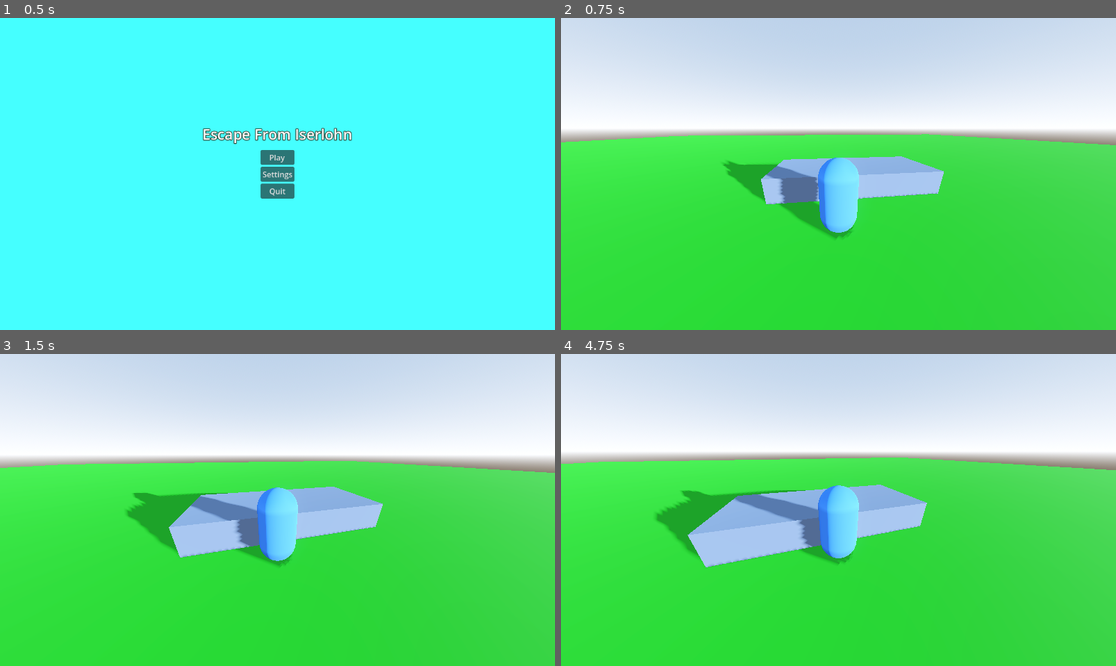
Above: before the commit, frames 1-4 (two rows, left to right).
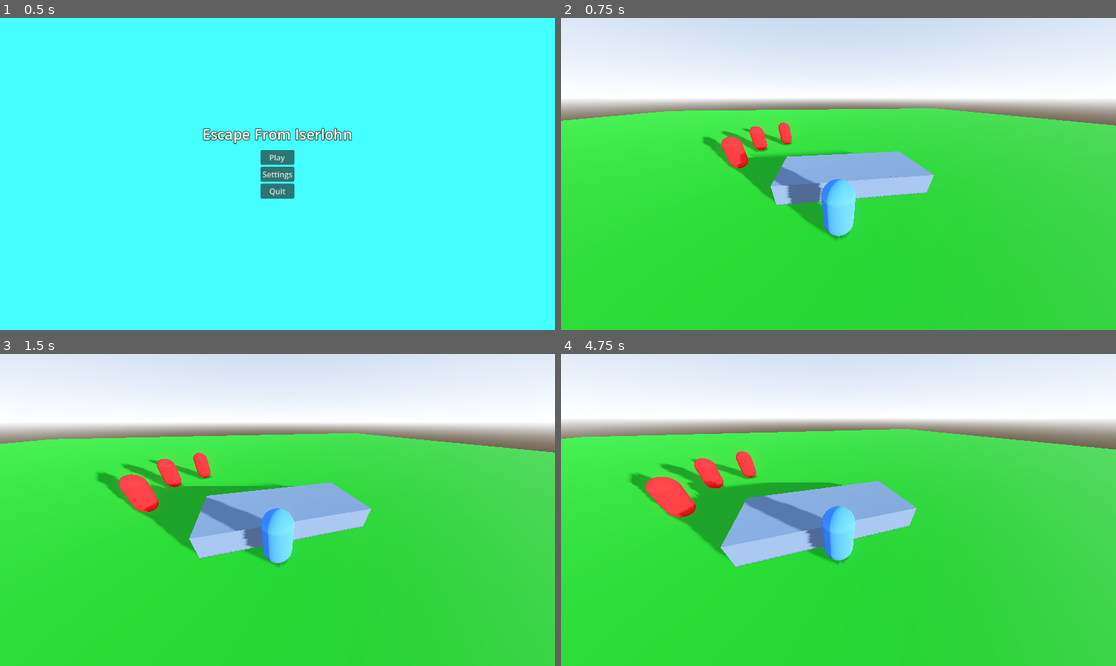
Above: after the commit, the same moments.

Repository: Raidiniom/EscapeFromIserlohn
Game: Godot game, scene res://scenes/ui/main_menu.tscn
Two runs of this game, one before a commit and one after it. Both use one fixed random seed, a clock stepped at 60 frames per second and the inputs below.
Inputs (mouse positions are in pixels of both pictures, inside the frame that each line leads up to):
- Up to frame 1 (0.5 s): no input
- Up to frame 2 (0.75 s): click "Play" at 0.5 s
- Up to frame 3 (1.5 s): tap Enter at 1.25 s; move the mouse to (305, 510) at 1.27 s; hold W (forward) from 1.28 s (still down); tap E (plant) at 1.35 s; click (305, 510) at 1.42 s
- Up to frame 4 (4.75 s): keep holding W (forward); tap Space (jump) at 1.52, 2, 2.27, 3.5, 3.77, 4.52 s; move the mouse to (810, 510) at 2.02 s; tap E (plant) every 0.75 s from 2.1 to 4.35 s; tap Enter at 2.75, 4.25 s; move the mouse to (849, 503) at 2.77 s; move the mouse to (832, 516) at 3.52 s; click (832, 516) at 3.67 s; move the mouse to (877, 513) at 4.27 s

Frame 1 is identical in both runs. In frame 2, 20% of the frame differs, in the area x 0-100%, y 14-71%; in frame 3, 24%; in frame 4, 26%, in the area x 0-100%, y 7-69%.
Error in both runs: Invalid call. Nonexistent function 'get_keybind_string' in base 'Nil'. (res://scripts/ui/settings.gd:38)

Commit message:
Saving Changes in case things get broken

Diff:
--- a/escape-from-iserlohn/project.godot
+++ b/escape-from-iserlohn/project.godot
@@ -19,6 +19,7 @@
 
 SettingsManager="*uid://bmpw7bhv0q28k"
 PauseManager="*uid://dpj7td68y4k24"
+GameManager="*uid://ba60x43n004an"
 
 [global_group]
 
--- a/escape-from-iserlohn/scenes/entities/enemy/enemy.tscn
+++ b/escape-from-iserlohn/scenes/entities/enemy/enemy.tscn
@@ -1,6 +1,12 @@
 [gd_scene format=3 uid="uid://br1cj6b2c2nvu"]
 
 [ext_resource type="Script" uid="uid://comdjaf3s48mu" path="res://scripts/entites/enemy/enemy.gd" id="1_lw7nh"]
+[ext_resource type="Script" uid="uid://bmpw7bhv0q28k" path="res://scripts/autoload/settings_manager.gd" id="2_dxsuy"]
+[ext_resource type="Script" uid="uid://dkfockrhikb57" path="res://scripts/entites/enemy/melee/idle_state.gd" id="3_0wdte"]
+[ext_resource type="Script" uid="uid://d1yq71iak6eqb" path="res://scripts/entites/enemy/melee/attack_state.gd" id="4_7gxlw"]
+[ext_resource type="Script" uid="uid://cvc64ltqhd286" path="res://scripts/entites/enemy/melee/chase_state.gd" id="5_ilesx"]
+
+[sub_resource type="CapsuleShape3D" id="CapsuleShape3D_lw7nh"]
 
 [sub_resource type="StandardMaterial3D" id="StandardMaterial3D_dxw06"]
 albedo_color = Color(1, 0, 0, 1)
@@ -9,25 +15,36 @@
 
 [sub_resource type="CapsuleShape3D" id="CapsuleShape3D_1y44r"]
 
-[node name="Enemy" type="Node3D" unique_id=1342002288 groups=["Enemy"]]
+[node name="Enemy" type="CharacterBody3D" unique_id=851332793 groups=["Enemy"]]
 transform = Transform3D(1, 0, 0, 0, 1, 0, 0, 0, 1, 0, 1, 0)
 script = ExtResource("1_lw7nh")
+
+[node name="NavigationAgent3D" type="NavigationAgent3D" parent="." unique_id=1203146234]
+
+[node name="CollisionShape3D" type="CollisionShape3D" parent="." unique_id=160277451]
+shape = SubResource("CapsuleShape3D_lw7nh")
 
 [node name="MeshInstance3D" type="MeshInstance3D" parent="." unique_id=696542489]
 material_override = SubResource("StandardMaterial3D_dxw06")
 mesh = SubResource("CapsuleMesh_lw7nh")
 
-[node name="StaticBody3D" type="StaticBody3D" parent="MeshInstance3D" unique_id=562801524]
+[node name="Area3D" type="Area3D" parent="." unique_id=142310300]
 
-[node name="CollisionShape3D" type="CollisionShape3D" parent="MeshInstance3D/StaticBody3D" unique_id=1684023832]
+[node name="CollisionShape3D" type="CollisionShape3D" parent="Area3D" unique_id=1684023832]
+transform = Transform3D(2, 0, 0, 0, 1, 0, 0, 0, 2, 0, 0, 0)
 shape = SubResource("CapsuleShape3D_1y44r")
 
-[node name="Node" type="Node" parent="." unique_id=792892105]
+[node name="StateMachine" type="Node" parent="." unique_id=792892105]
+script = ExtResource("2_dxsuy")
 
-[node name="Node" type="Node" parent="Node" unique_id=545980162]
+[node name="Idle" type="Node" parent="StateMachine" unique_id=545980162]
+script = ExtResource("3_0wdte")
 
-[node name="Node2" type="Node" parent="Node" unique_id=1532913620]
+[node name="Chase" type="Node" parent="StateMachine" unique_id=1532913620]
+script = ExtResource("5_ilesx")
 
-[node name="Node3" type="Node" parent="Node" unique_id=636780882]
+[node name="Attack" type="Node" parent="StateMachine" unique_id=636780882]
+script = ExtResource("4_7gxlw")
 
-[node name="Node4" type="Node" parent="Node" unique_id=1150887830]
+[connection signal="body_entered" from="Area3D" to="." method="_on_area_3d_body_entered"]
+[connection signal="body_exited" from="Area3D" to="." method="_on_area_3d_body_exited"]
--- /dev/null
+++ b/escape-from-iserlohn/scenes/entities/other/light_bullet.tscn
@@ -0,0 +1,30 @@
+[gd_scene format=3 uid="uid://ckkwqiutfl18x"]
+
+[ext_resource type="Script" uid="uid://c8pk3vufmkwpe" path="res://scripts/entites/other/light_bullet.gd" id="1_xkq7l"]
+
+[sub_resource type="CapsuleShape3D" id="CapsuleShape3D_xkq7l"]
+radius = 0.25
+height = 1.0
+
+[sub_resource type="StandardMaterial3D" id="StandardMaterial3D_prwel"]
+albedo_color = Color(0.91501516, 0.8717555, 0.9122523, 1)
+emission_enabled = true
+emission = Color(0.3019608, 1, 1, 1)
+
+[sub_resource type="CapsuleMesh" id="CapsuleMesh_xkq7l"]
+material = SubResource("StandardMaterial3D_prwel")
+radius = 0.25
+height = 1.0
+
+[node name="LightBullet" type="Area3D" unique_id=285799665]
+transform = Transform3D(1, 0, 0, 0, -4.3711385e-08, -0.99999994, 0, 0.99999994, -4.3711385e-08, 0, 1, 0)
+script = ExtResource("1_xkq7l")
+
+[node name="CollisionShape3D" type="CollisionShape3D" parent="." unique_id=875557166]
+transform = Transform3D(1, 0, 0, 0, 0.99999994, 0, 0, 0, 0.99999994, 0, 0, 0)
+shape = SubResource("CapsuleShape3D_xkq7l")
+
+[node name="MeshInstance3D" type="MeshInstance3D" parent="." unique_id=988980865]
+mesh = SubResource("CapsuleMesh_xkq7l")
+
+[connection signal="body_entered" from="." to="." method="_on_body_entered"]
--- a/escape-from-iserlohn/scenes/entities/player/player.tscn
+++ b/escape-from-iserlohn/scenes/entities/player/player.tscn
@@ -4,8 +4,8 @@
 [ext_resource type="Script" uid="uid://bv576ghc0nade" path="res://scripts/core/state_machine.gd" id="2_bjvvg"]
 [ext_resource type="Script" uid="uid://dsnevie0ps823" path="res://scripts/entites/player/states/run_state.gd" id="3_8akj5"]
 [ext_resource type="Script" uid="uid://c6c87mw4bvj4k" path="res://scripts/entites/player/states/idle_state.gd" id="3_bj7e2"]
-[ext_resource type="Script" uid="uid://bvhvarg4e6071" path="res://scripts/entites/player/states/attack_state.gd" id="4_bj7e2"]
 [ext_resource type="Script" uid="uid://dwu17w2n63fbt" path="res://scripts/entites/player/states/planting_state.gd" id="5_1murt"]
+[ext_resource type="PackedScene" uid="uid://ckkwqiutfl18x" path="res://scenes/entities/other/light_bullet.tscn" id="6_1murt"]
 [ext_resource type="Script" uid="uid://cs514oniuscw8" path="res://scripts/entites/player/states/walk_state.gd" id="6_8akj5"]
 
 [sub_resource type="CapsuleShape3D" id="CapsuleShape3D_yel1f"]
@@ -18,17 +18,19 @@
 [node name="Player" type="CharacterBody3D" unique_id=2091103986 groups=["Player"]]
 transform = Transform3D(1, 0, 0, 0, 1, 0, 0, 0, 1, 0, 1, 0)
 script = ExtResource("1_1hmtu")
+attack_speed = 1.0
+projectile_scene = ExtResource("6_1murt")
 
 [node name="SpringArm3D" type="SpringArm3D" parent="." unique_id=1078200412]
-transform = Transform3D(1, 0, 0, 0, 1, 0, 0, 0, 1, 0, 1.6530576, 2)
+transform = Transform3D(1, 0, 0, 0, 1, 0, 0, 0, 1, 0, 3, 2)
 
 [node name="Camera3D" type="Camera3D" parent="SpringArm3D" unique_id=1673107312]
-transform = Transform3D(1, 0, 0, 0, 0.94390476, 0.33021784, 0, -0.33021784, 0.94390476, 0, 0.44847202, 0)
+transform = Transform3D(1, 0, 0, 0, 0.8634484, 0.50443715, 0, -0.50443715, 0.8634484, 0, 0.44847202, 0)
 fov = 100.0
 
 [node name="RayCast3D" type="RayCast3D" parent="SpringArm3D/Camera3D" unique_id=745836634]
 transform = Transform3D(1, 0, 0, 0, -4.3711385e-08, -0.99999994, 0, 0.99999994, -4.3711385e-08, 0, 0, 0)
-target_position = Vector3(0, -10, 0)
+target_position = Vector3(0, -9, 0)
 collision_mask = 2
 debug_shape_custom_color = Color(1, 1, 0, 1)
 
@@ -49,9 +51,6 @@
 [node name="Run" type="Node" parent="StateMachine" unique_id=1211108329]
 script = ExtResource("3_8akj5")
 
-[node name="Attack" type="Node" parent="StateMachine" unique_id=1280761249]
-script = ExtResource("4_bj7e2")
-
 [node name="Planting" type="Node" parent="StateMachine" unique_id=1544243902]
 script = ExtResource("5_1murt")
 
--- a/escape-from-iserlohn/scenes/game_world.tscn
+++ b/escape-from-iserlohn/scenes/game_world.tscn
@@ -1,11 +1,17 @@
 [gd_scene format=3 uid="uid://b1o2q7o108fkd"]
 
 [ext_resource type="PackedScene" uid="uid://b6l3a7h03hcb8" path="res://modules/play_test.tscn" id="1_0biqy"]
+[ext_resource type="Script" uid="uid://b8l184iv4uh1t" path="res://scripts/gameworld/game_world.gd" id="1_u1jpj"]
 [ext_resource type="PackedScene" uid="uid://b3kuvv7ydew7k" path="res://modules/ramp_terrain.tscn" id="2_ywgp6"]
 [ext_resource type="PackedScene" uid="uid://xi1jo71gbwii" path="res://modules/box_terrain.tscn" id="3_0vfqx"]
 [ext_resource type="PackedScene" uid="uid://bicc2wa2eqppk" path="res://scenes/entities/player/player.tscn" id="4_0vfqx"]
 [ext_resource type="PackedScene" uid="uid://v2liuq4bsx7t" path="res://scenes/ui/overlay_menu.tscn" id="5_wbbl4"]
 [ext_resource type="PackedScene" uid="uid://bbkyb4dhdfacd" path="res://scenes/ui/settings.tscn" id="6_6c6v5"]
+[ext_resource type="PackedScene" uid="uid://br1cj6b2c2nvu" path="res://scenes/entities/enemy/enemy.tscn" id="7_bhwwd"]
+[ext_resource type="Script" uid="uid://ba60x43n004an" path="res://scripts/autoload/game_manager.gd" id="8_pdbwf"]
+
+[sub_resource type="NavigationMesh" id="NavigationMesh_bhwwd"]
+geometry_parsed_geometry_type = 1
 
 [sub_resource type="ProceduralSkyMaterial" id="ProceduralSkyMaterial_e0x2k"]
 sky_horizon_color = Color(0.66224277, 0.6717428, 0.6867428, 1)
@@ -22,6 +28,11 @@
 glow_enabled = true
 
 [node name="GameWorld" type="Node3D" unique_id=420947161]
+script = ExtResource("1_u1jpj")
+
+[node name="NavigationRegion3D" type="NavigationRegion3D" parent="." unique_id=658575419]
+transform = Transform3D(1, 0, 0, 0, 1, 0, 0, 0, 1, 0, 1, 0)
+navigation_mesh = SubResource("NavigationMesh_bhwwd")
 
 [node name="WorldEnvironment" type="WorldEnvironment" parent="." unique_id=1118995174]
 environment = SubResource("Environment_47u71")
@@ -124,3 +135,29 @@
 
 [node name="box_terrain21" parent="." unique_id=310509924 instance=ExtResource("3_0vfqx")]
 transform = Transform3D(1, 0, 0, 0, 1, 0, 0, 0, 1, -2, 0, 6)
+
+[node name="Enemy" parent="." unique_id=851332793 instance=ExtResource("7_bhwwd")]
+transform = Transform3D(1, 0, 0, 0, 1, 0, 0, 0, 1, 4.811838, 1, -3.6915479)
+
+[node name="Enemy2" parent="." unique_id=1753158001 instance=ExtResource("7_bhwwd")]
+transform = Transform3D(1, 0, 0, 0, 1, 0, 0, 0, 1, 1.5064597, 1, -3.8088725)
+
+[node name="Enemy3" parent="." unique_id=651531680 instance=ExtResource("7_bhwwd")]
+transform = Transform3D(1, 0, 0, 0, 1, 0, 0, 0, 1, 6.4162245, 1.0000002, -1.8710444)
+
+[node name="GameManager" type="Node" parent="." unique_id=1035849082 node_paths=PackedStringArray("spawn_points")]
+script = ExtResource("8_pdbwf")
+enemy_scene = ExtResource("7_bhwwd")
+spawn_points = [NodePath("../Spawn1"), NodePath("../Spawn2"), NodePath("../Spawn3"), NodePath("../Spawn4")]
+
+[node name="Spawn1" type="Node3D" parent="." unique_id=883968712]
+transform = Transform3D(1, 0, 0, 0, 1, 0, 0, 0, 1, 0, 1, -50)
+
+[node name="Spawn2" type="Node3D" parent="." unique_id=450498762]
+transform = Transform3D(1, 0, 0, 0, 1, 0, 0, 0, 1, 0, 1, 50)
+
+[node name="Spawn3" type="Node3D" parent="." unique_id=1363361298]
+transform = Transform3D(1, 0, 0, 0, 1, 0, 0, 0, 1, 50, 1, 0)
+
+[node name="Spawn4" type="Node3D" parent="." unique_id=1979137609]
+transform = Transform3D(1, 0, 0, 0, 1, 0, 0, 0, 1, 50, 1, 0)
--- /dev/null
+++ b/escape-from-iserlohn/scripts/autoload/game_manager.gd
@@ -0,0 +1,32 @@
+extends Node
+
+@export var enemy_scene: PackedScene
+@export var spawn_points: Array[Node3D]
+
+var current_round := 1
+var enemies_alive := 0
+
+func start_round():
+	var count = current_round * 10  # scaling
+
+	enemies_alive = count
+
+	for i in range(count):
+		spawn_enemy()
+
+func spawn_enemy():
+	if enemy_scene == null or spawn_points.is_empty():
+		return
+
+	var spawn = spawn_points.pick_random()
+	var enemy = enemy_scene.instantiate()
+
+	enemy.global_position = spawn.global_position
+
+	get_tree().current_scene.add_child(enemy)
+
+func next_round():
+	current_round += 1
+
+	await get_tree().create_timer(2.0).timeout
+	start_round()
--- a/escape-from-iserlohn/scripts/entites/enemy/enemy.gd
+++ b/escape-from-iserlohn/scripts/entites/enemy/enemy.gd
@@ -1,11 +1,49 @@
-extends Node3D
+extends CharacterBody3D
 
+@export_category("Enemy Stats")
+@export var health : float = 25.0
+@export var speed : float = 2.5
+@export var attack_damage : float = 2.0
+@export var attack_speed : float = 1.0
+
+var player_target: Node3D = null
+var can_attack := true
+var is_dead := false
+
+@onready var navigation: NavigationAgent3D = $NavigationAgent3D
+@onready var attack_area: Area3D = $Area3D
+@onready var state_machine = $StateMachine
 
 # Called when the node enters the scene tree for the first time.
 func _ready() -> void:
 	pass # Replace with function body.
 
-
 # Called every frame. 'delta' is the elapsed time since the previous frame.
 func _process(delta: float) -> void:
 	pass
+
+func take_damage(amount: float):
+	health -= amount
+
+	if health <= 0 and !is_dead:
+		die()
+
+func die():
+	is_dead = true
+
+	GameManager.enemies_alive -= 1
+
+	if GameManager.enemies_alive <= 0:
+		GameManager.next_round()
+
+	queue_free()
+
+func _on_area_3d_body_entered(body: Node3D) -> void:
+	if body.is_in_group("Player"):
+		player_target = body
+		state_machine.change_state("chase")
+
+func _on_area_3d_body_exited(body: Node3D) -> void:
+	if body == player_target:
+		player_target = null
+		state_machine.change_state("idle")
--- /dev/null
+++ b/escape-from-iserlohn/scripts/entites/enemy/melee/attack_state.gd
@@ -0,0 +1,28 @@
+extends State
+
+func enter():
+	print("Enemy Attack")
+
+func physics_process(delta):
+	if player.player_target == null:
+		state_machine.change_state("idle")
+		return
+
+	var dist = player.global_position.distance_to(player.player_target.global_position)
+
+	# If player moved away → chase again
+	if dist > 2.5:
+		state_machine.change_state("chase")
+		return
+
+	# Attack with cooldown
+	if player.can_attack:
+		player.can_attack = false
+		perform_attack()
+
+		await get_tree().create_timer(1.0 / player.attack_speed).timeout
+		player.can_attack = true
+
+func perform_attack():
+	if player.player_target.has_method("take_damage"):
+		player.player_target.take_damage(player.attack_damage)
--- /dev/null
+++ b/escape-from-iserlohn/scripts/entites/enemy/melee/chase_state.gd
@@ -0,0 +1,23 @@
+extends State
+
+func enter():
+	print("Enemy Chase")
+
+func physics_process(delta):
+	if player.player_target == null:
+		state_machine.change_state("idle")
+		return
+
+	# Move toward player
+	var target_pos = player.player_target.global_position
+	player.navigation.target_position = target_pos
+
+	var next_pos = player.navigation.get_next_path_position()
+	var direction = (next_pos - player.global_position).normalized()
+
+	player.velocity = direction * player.speed
+	player.move_and_slide()
+
+	# If close enough → attack
+	if player.global_position.distance_to(target_pos) < 2.0:
+		state_machine.change_state("attack")
--- /dev/null
+++ b/escape-from-iserlohn/scripts/entites/enemy/melee/idle_state.gd
@@ -0,0 +1,8 @@
+extends State
+
+func enter():
+	print("Enemy Idle")
+
+func physics_process(delta):
+	if player.player_target != null:
+		state_machine.change_state("chase")
--- /dev/null
+++ b/escape-from-iserlohn/scripts/entites/other/light_bullet.gd
@@ -0,0 +1,21 @@
+extends Area3D
+
+@export var speed: float = 20.0
+@export var damage: float = 10.0
+@export var lifetime: float = 3.0
+
+var direction: Vector3
+
+func _ready():
+	# Auto delete after some time
+	await get_tree().create_timer(lifetime).timeout
+	queue_free()
+
+func _physics_process(delta):
+	global_position += direction * speed * delta
+
+func _on_body_entered(body):
+	if body.has_method("take_damage"):
+		body.take_damage(damage)
+
+	queue_free()
--- a/escape-from-iserlohn/scripts/entites/player/player.gd
+++ b/escape-from-iserlohn/scripts/entites/player/player.gd
@@ -12,6 +12,12 @@
 @export var gravity: float = 9.8
 @export var mouse_sensitivity: float = 0.002
 
+@export var projectile_scene: PackedScene
+var attack_timer := 0.0
+
+#Player Body
+@onready var player_body: MeshInstance3D = $CollisionShape3D/MeshInstance3D
+
 # Camera
 @onready var spring_arm: SpringArm3D = $SpringArm3D
 @onready var camera_3d: Camera3D = $SpringArm3D/Camera3D
@@ -19,6 +25,9 @@
 
 func _ready():
 	Input.set_mouse_mode(Input.MOUSE_MODE_CAPTURED)
+
+func _physics_process(delta):
+	handle_auto_attack(delta)
 
 func _unhandled_input(event: InputEvent):
 	if event is InputEventMouseMotion:
@@ -30,6 +39,10 @@
 			deg_to_rad(-70),
 			deg_to_rad(25)
 		)
+
+func take_damage(amount: float):
+	health -= amount
+	print("Player HP:", health)
 
 func can_plant() -> bool:
 	if raycast_3d.is_colliding():
@@ -43,3 +56,25 @@
 
 func get_plant_position() -> Vector3:
 	return raycast_3d.get_collision_point()
+
+func handle_auto_attack(delta):
+	attack_timer -= delta
+
+	if attack_timer <= 0:
+		fire_projectile()
+		attack_timer = 1.0 / attack_speed
+
+func fire_projectile():
+	if projectile_scene == null:
+		return
+
+	var projectile = projectile_scene.instantiate()
+
+	var direction = -player_body.global_transform.basis.z
+	var spawn_pos = player_body.global_transform.origin + direction * 1.5
+
+	projectile.global_position = spawn_pos
+	projectile.direction = direction.normalized()
+	projectile.damage = base_damage
+
+	get_tree().current_scene.add_child(projectile)
--- a/escape-from-iserlohn/scripts/entites/player/states/attack_state.gd
+++ /dev/null
@@ -1,15 +0,0 @@
-# Attack.gd
-extends State
-
-func enter():
-	# Trigger attack animation
-	# Connect to animation_player's "animation_finished" signal to know when to exit
-	print("Start Attack")
-
-func exit():
-	print("End Attack")
-	# Disconnect from animation signal
-
-func _on_animation_finished(anim_name: String):
-	if anim_name == "attack":
-		state_machine.change_state("idle")
--- a/escape-from-iserlohn/scripts/entites/player/states/idle_state.gd
+++ b/escape-from-iserlohn/scripts/entites/player/states/idle_state.gd
@@ -13,6 +13,7 @@
 	var input_dir = Vector2.ZERO
 	input_dir.x = Input.get_action_strength("right") - Input.get_action_strength("left")
 	input_dir.y = Input.get_action_strength("backward") - Input.get_action_strength("forward")
+
 	if input_dir != Vector2.ZERO:
 		state_machine.change_state("walk")
 	elif Input.is_action_just_pressed("plant"):
--- a/escape-from-iserlohn/scripts/entites/player/states/run_state.gd
+++ b/escape-from-iserlohn/scripts/entites/player/states/run_state.gd
@@ -23,14 +23,10 @@
 		player.velocity.z = move_toward(player.velocity.z, 0, run_speed)
 
 	# Transition logic
-	if Input.is_action_just_pressed("attack"):
-		state_machine.change_state("attack")
-	elif Input.is_action_just_pressed("plant"):
+	if Input.is_action_just_pressed("plant"):
 		state_machine.change_state("planting")
 	elif direction == Vector3.ZERO:
 		state_machine.change_state("idle")
-	elif !Input.is_action_pressed("sprint") and direction != Vector3.ZERO:
-		pass # Stay in walk
 	# For Run.gd, you would add a transition back to Walk or Idle if sprint is released.
 
 	player.move_and_slide()
--- /dev/null
+++ b/escape-from-iserlohn/scripts/gameworld/game_world.gd
@@ -0,0 +1,12 @@
+extends Node3D
+
+
+# Called when the node enters the scene tree for the first time.
+func _ready() -> void:
+	print("Starting Game")
+	GameManager.start_round()
+
+
+# Called every frame. 'delta' is the elapsed time since the previous frame.
+func _process(delta: float) -> void:
+	pass
Not shown, added: escape-from-iserlohn/scripts/autoload/game_manager.gd.uid
Not shown, added: escape-from-iserlohn/scripts/entites/enemy/melee/attack_state.gd.uid
Not shown, added: escape-from-iserlohn/scripts/entites/enemy/melee/chase_state.gd.uid
Not shown, added: escape-from-iserlohn/scripts/entites/enemy/melee/idle_state.gd.uid
Not shown, added: escape-from-iserlohn/scripts/entites/other/light_bullet.gd.uid
Not shown, removed: escape-from-iserlohn/scripts/entites/player/states/attack_state.gd.uid
Not shown, added: escape-from-iserlohn/scripts/gameworld/game_world.gd.uid
